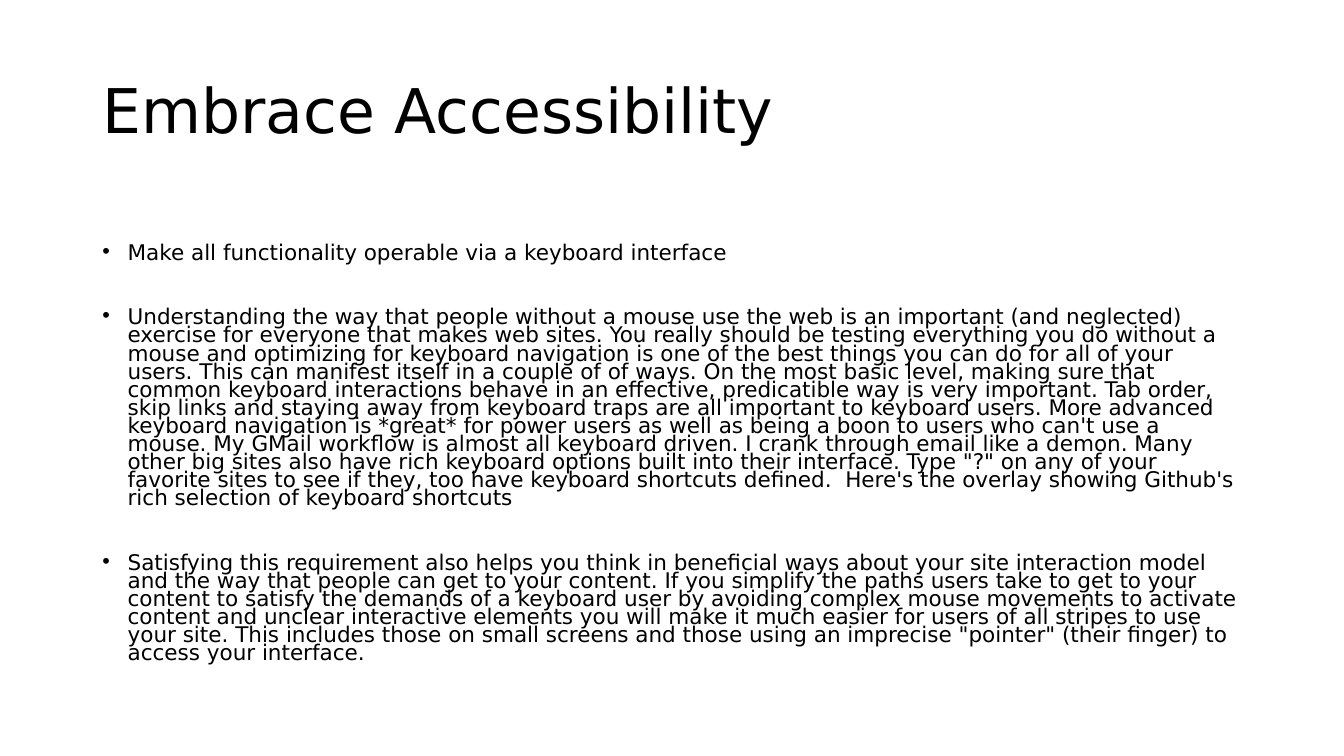
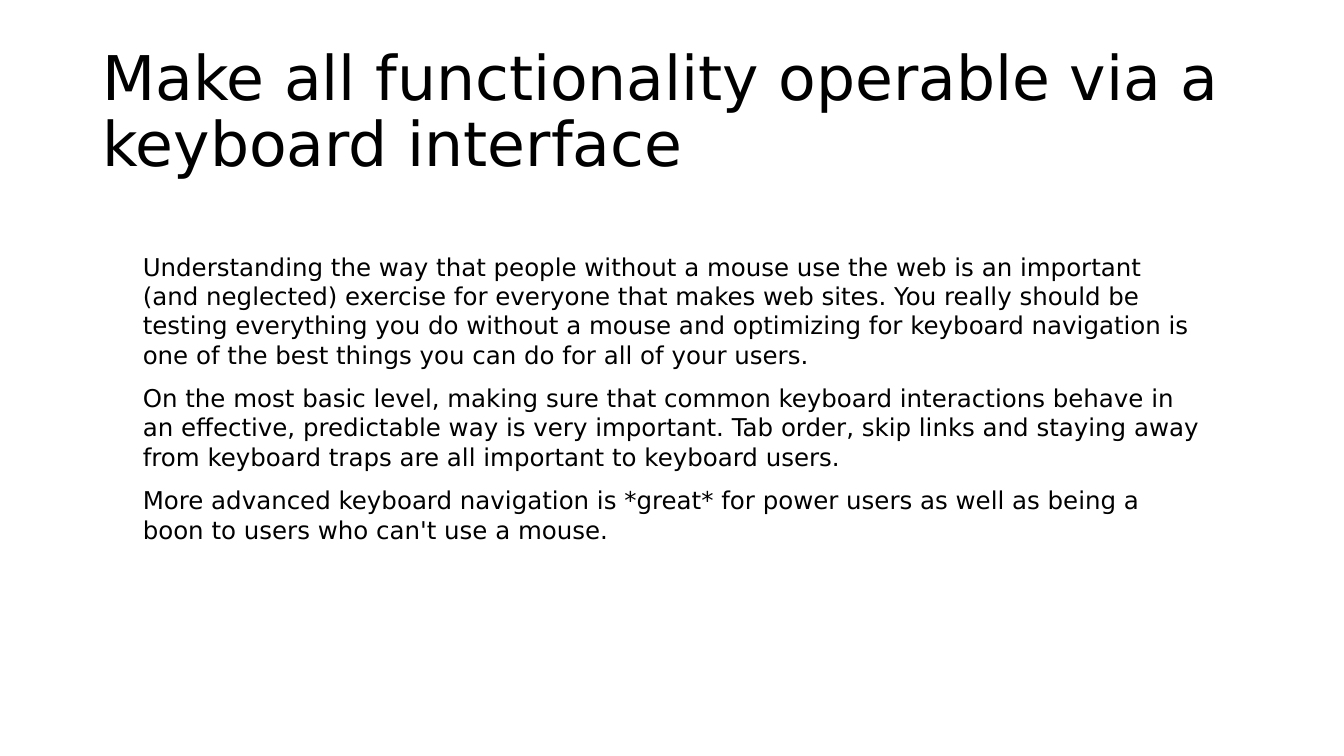
Before and after one commit to roblarsen/rob-larsen-presentations, a slide deck: slide 32 of wild-world-web.pptx (slide 28 before the commit). Drawn at 1344x756 pixels with LibreOffice and Linux fonts; fonts in the diff are those of the drawing; background and template pictures are left out. Boxes give left, top, right and bottom in pixels: in the first picture for what was removed or moved away, otherwise in the second. Text is boxed around its words. In the diff, an @@ line names an element or a change of style, - is before the commit and + after.

Commit message:
Too many slides
I'm too awesome.

```diff
--- a/wild-world-web.pptx
+++ b/wild-world-web.pptx
@@ title at box(102, 53, 1219, 179): text changed @@
-Embrace Accessibility
+Make all functionality operable via a keyboard interface
@@ text at box(143, 257, 1198, 540): text changed; size 15.4 to 17.5 pt @@
-• Make all functionality operable via a keyboard interface
-• Understanding the way that people without a mouse use the web is an important (and neglected) exercise for everyone that makes web sites. You really should be testing everything you do without a mouse and optimizing for keyboard navigation is one of the best things you can do for all of your users. This can manifest itself in a couple of of ways. On the most basic level, making sure that common keyboard interactions behave in an effective, predicatible way is very important. Tab order, skip links and staying away from keyboard traps are all important to keyboard users. More advanced keyboard navigation is *great* for power users as well as being a boon to users who can't use a mouse. My GMail workflow is almost all keyboard driven. I crank through email like a demon. Many other big sites also have rich keyboard options built into their interface. Type "?" on any of your favorite sites to see if they, too have keyboard shortcuts defined. Here's the overlay showing Github's rich selection of keyboard shortcuts
-• Satisfying this requirement also helps you think in beneficial ways about your site interaction model and the way that people can get to your content. If you simplify the paths users take to get to your content to satisfy the demands of a keyboard user by avoiding complex mouse movements to activate content and unclear interactive elements you will make it much easier for users of all stripes to use your site. This includes those on small screens and those using an imprecise "pointer" (their finger) to access your interface.
+Understanding the way that people without a mouse use the web is an important (and neglected) exercise for everyone that makes web sites. You really should be testing everything you do without a mouse and optimizing for keyboard navigation is one of the best things you can do for all of your users.
+On the most basic level, making sure that common keyboard interactions behave in an effective, predictable way is very important. Tab order, skip links and staying away from keyboard traps are all important to keyboard users.
+More advanced keyboard navigation is *great* for power users as well as being a boon to users who can't use a mouse.
```
Also in this commit, not shown: 16 other slides changed, 8 slides added.
